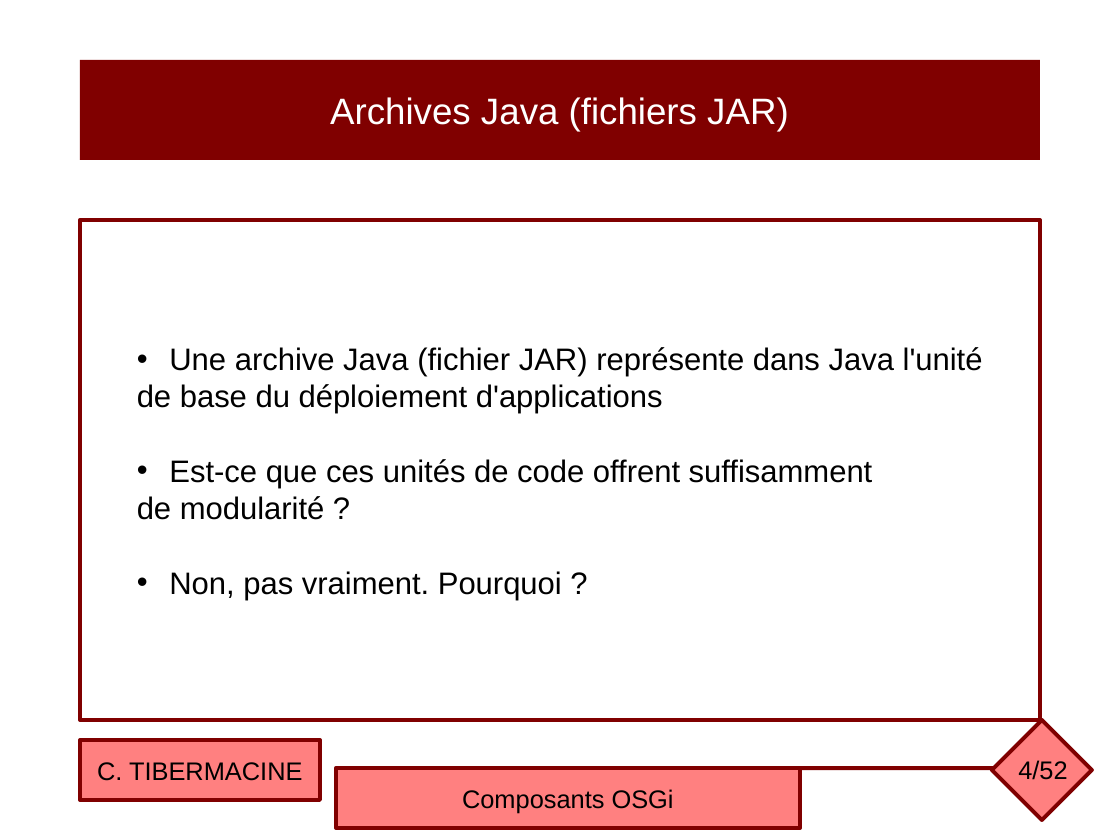
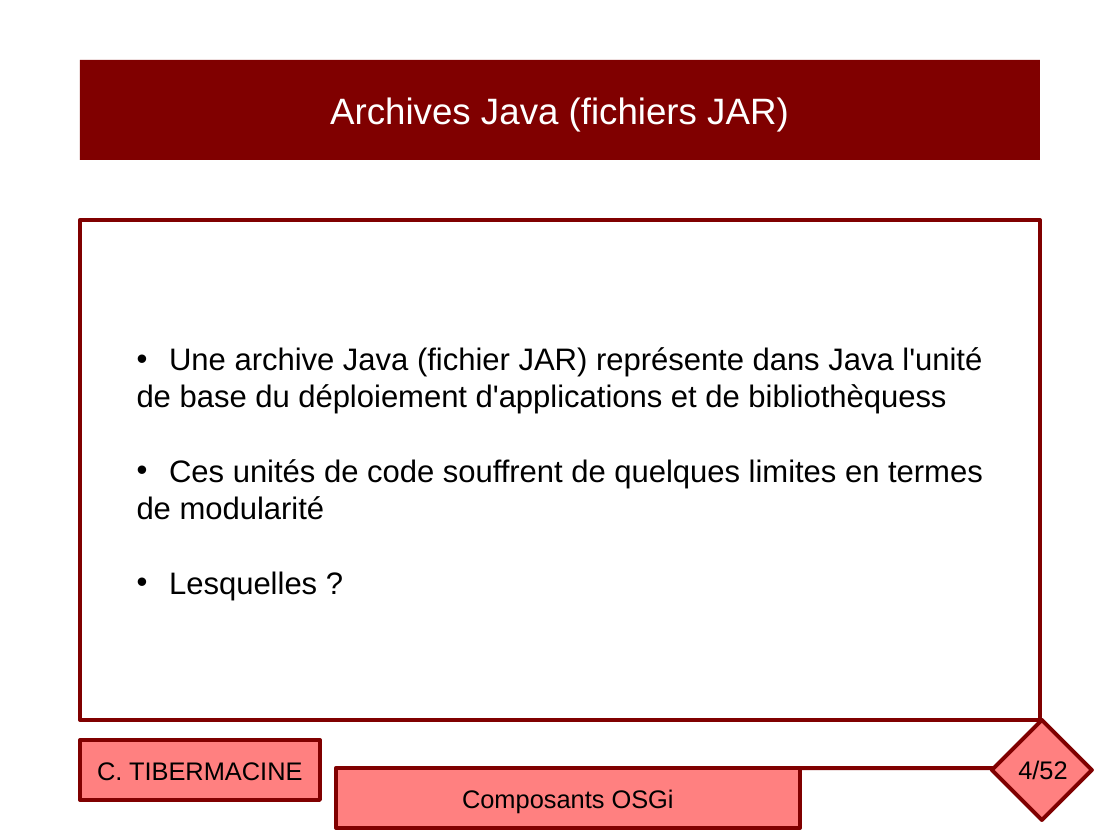
Before and after one commit to ctiber/composants, a slide deck: slide 4 of cours/cours3.odp. Drawn at 1120x840 pixels with LibreOffice and Linux fonts; fonts in the diff are those of the drawing. Boxes give left, top, right and bottom in pixels: in the first picture for what was removed or moved away, otherwise in the second. Text is boxed around its words. In the diff, an @@ line names an element or a change of style, - is before the commit and + after.

Commit message:
Review des slides du cours 3

```diff
--- a/cours/cours3.odp
+++ b/cours/cours3.odp
@@ text in rectangle at (x1=137, y1=384, x2=983, y2=600): text changed @@
-de base du déploiement d'applications
-• Est-ce que ces unités de code offrent suffisamment
-de modularité ?
-• Non, pas vraiment. Pourquoi ?
+de base du déploiement d'applications et de bibliothèquess
+• Ces unités de code souffrent de quelques limites en termes
+de modularité
+• Lesquelles ?
```
